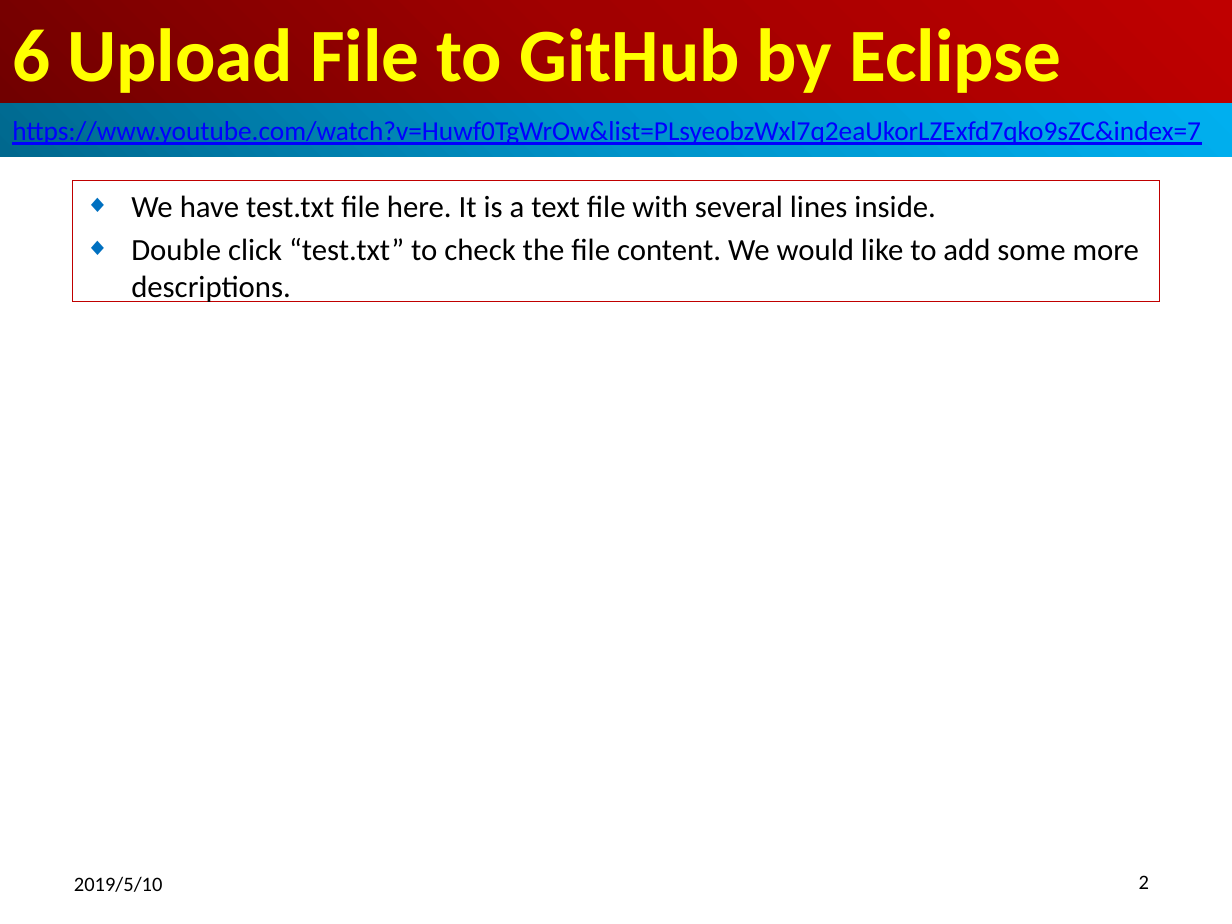
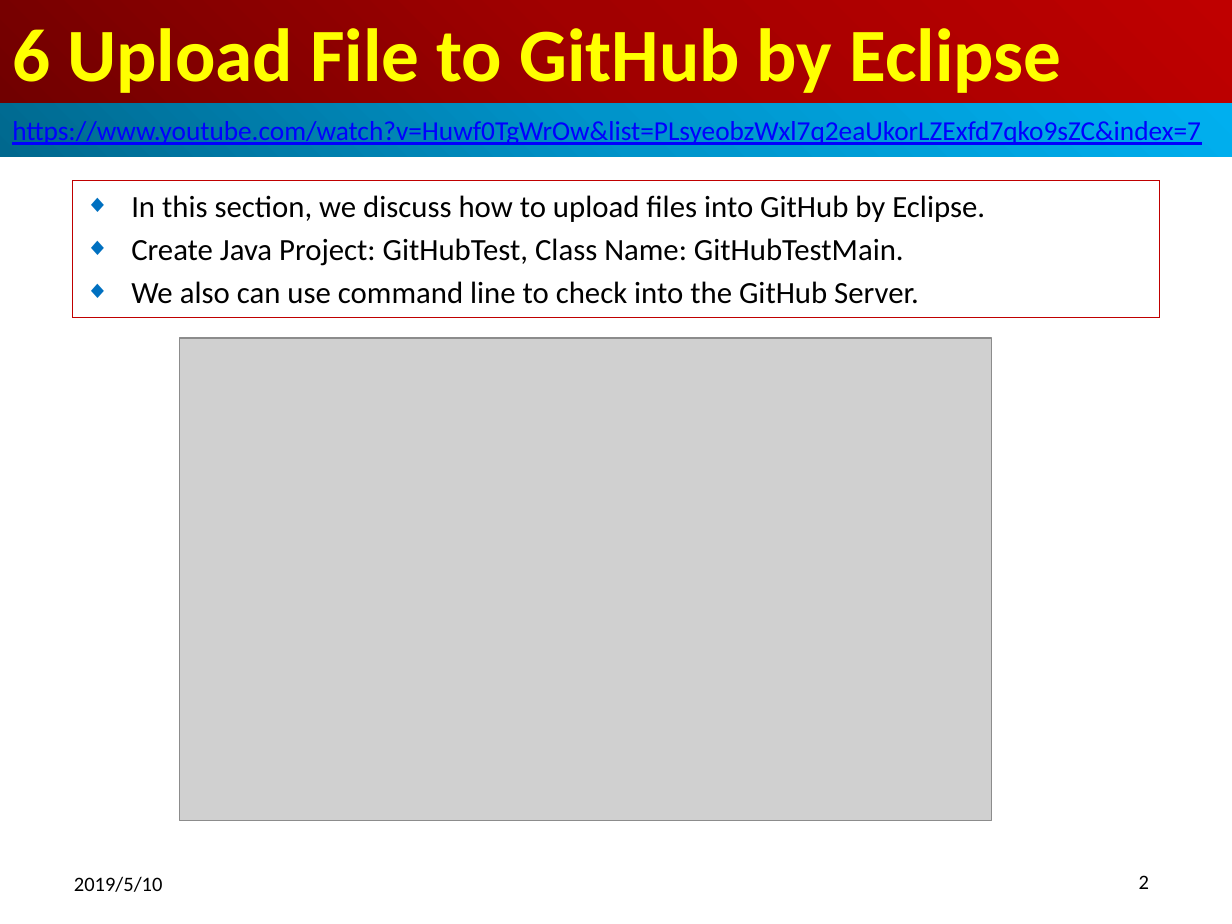
Before and after one commit to peterhchen/100-GitHub, a slide deck: slide 2 of ch06_EclipseGitHub.pptx. Drawn at 1232x924 pixels with LibreOffice and Linux fonts; fonts in the diff are those of the drawing; grey boxes stand for pictures. Boxes give left, top, right and bottom in pixels: in the first picture for what was removed or moved away, otherwise in the second. Text is boxed around its words. In the diff, an @@ line names an element or a change of style, - is before the commit and + after.

Commit message:
Eclipse Git Push

```diff
--- a/ch06_EclipseGitHub.pptx
+++ b/ch06_EclipseGitHub.pptx
@@ subtitle "In this section, we discuss ...": place and size @@
-subtitle "In this section, we discuss ..." at (73, 181, 1159, 302)
+subtitle "In this section, we discuss ..." at (73, 181, 1159, 318)
@@ subtitle at (131, 195, 985, 304): text changed @@
-◆ We have test.txt file here. It is a text file with several lines inside.
-◆ Double click “test.txt” to check the file content. We would like to add some more descriptions.
+◆ In this section, we discuss how to upload files into GitHub by Eclipse.
+◆ Create Java Project: GitHubTest, Class Name: GitHubTestMain.
+◆ We also can use command line to check into the GitHub Server.
@@ picture added at (180, 338, 992, 821) @@
```
Also in this commit, not shown: 14 slides added.
